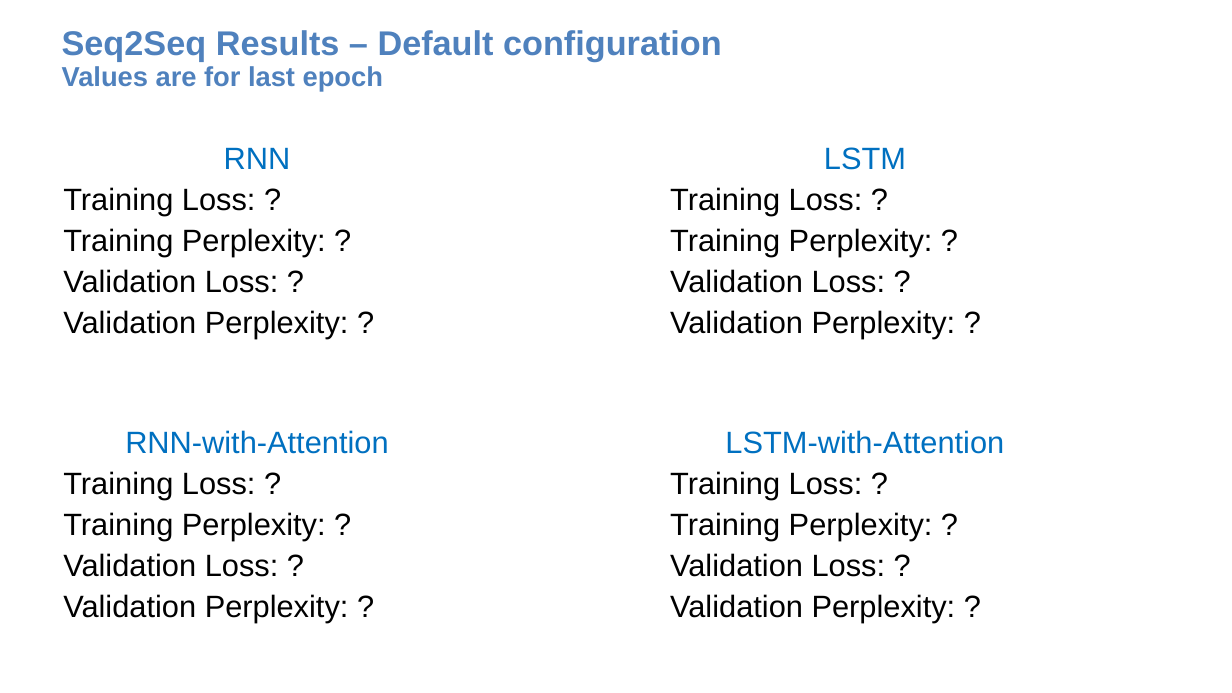
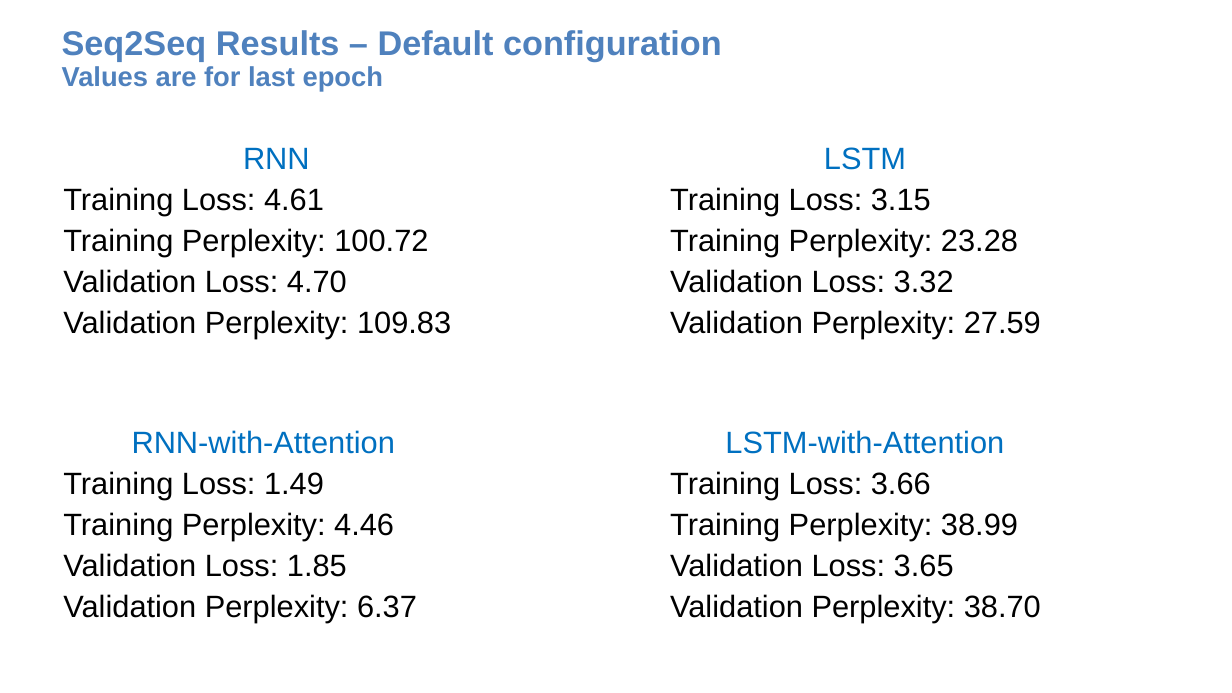
Before and after one commit to winniethebear424/DL, a slide deck: slide 2 of assignment3-nlp-template.pptx. Drawn at 1232x693 pixels with LibreOffice and Linux fonts; fonts in the diff are those of the drawing. Boxes give left, top, right and bottom in pixels: in the first picture for what was removed or moved away, otherwise in the second. Text is boxed around its words. In the diff, an @@ line names an element or a change of style, - is before the commit and + after.

```diff
--- a/assignment3-nlp-template.pptx
+++ b/assignment3-nlp-template.pptx
@@ text at (63, 187, 451, 339): text changed @@
-Training Loss: ?
-Training Perplexity: ?
-Validation Loss: ?
-Validation Perplexity: ?
+Training Loss: 4.61
+Training Perplexity: 100.72
+Validation Loss: 4.70
+Validation Perplexity: 109.83
@@ text at (670, 187, 1041, 339): text changed @@
-Training Loss: ?
-Training Perplexity: ?
-Validation Loss: ?
-Validation Perplexity: ?
+Training Loss: 3.15
+Training Perplexity: 23.28
+Validation Loss: 3.32
+Validation Perplexity: 27.59
@@ text at (63, 471, 417, 623): text changed @@
-Training Loss: ?
-Training Perplexity: ?
-Validation Loss: ?
-Validation Perplexity: ?
+Training Loss: 1.49
+Training Perplexity: 4.46
+Validation Loss: 1.85
+Validation Perplexity: 6.37
@@ text at (670, 471, 1041, 623): text changed @@
-Training Loss: ?
-Training Perplexity: ?
-Validation Loss: ?
-Validation Perplexity: ?
+Training Loss: 3.66
+Training Perplexity: 38.99
+Validation Loss: 3.65
+Validation Perplexity: 38.70
```
Also in this commit, not shown: 8 other slides changed, 9 other files.
